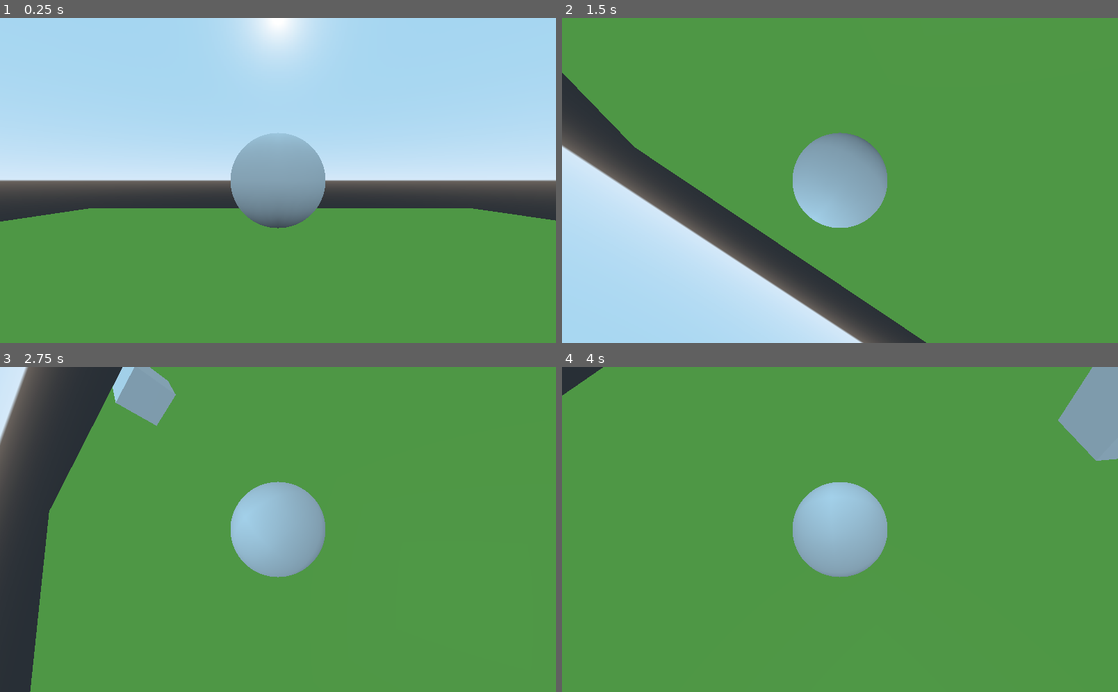
Above: before the commit, frames 1-4 (two rows, left to right).
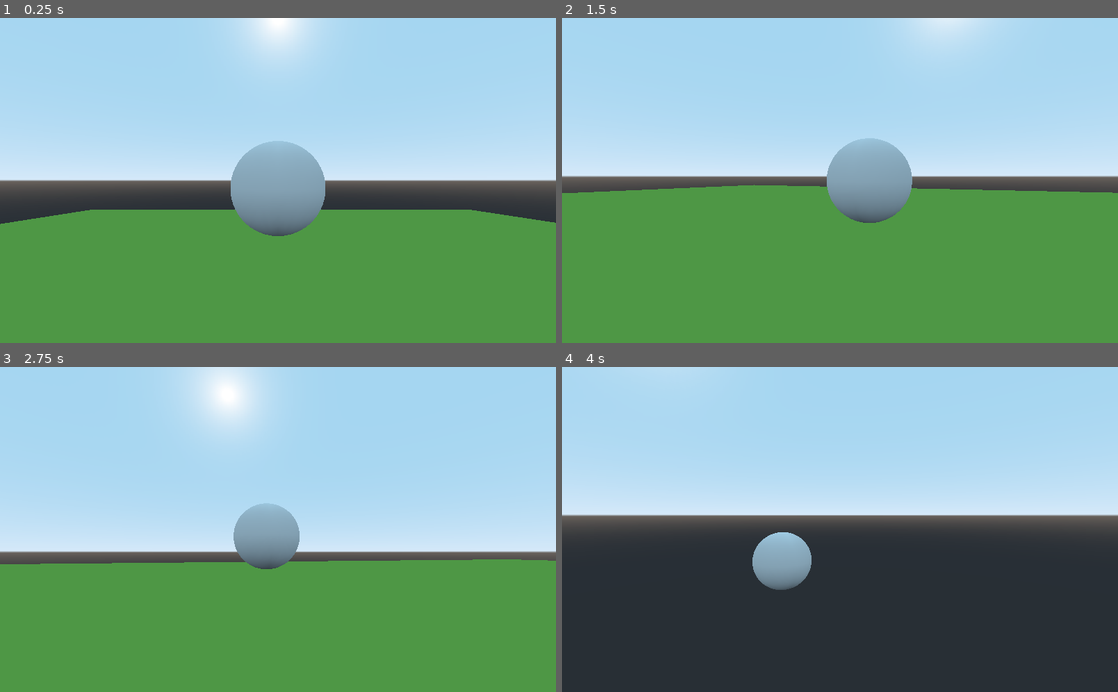
Above: after the commit, the same moments.

Repository: jacksonelfersbd0/sp4
Game: Godot game, scene res://Main.tscn
Same seed, same stepped clock (60 frames per second), same inputs: the game is played once before the commit and once after it.
Inputs (mouse positions are in pixels of both pictures, inside the frame that each line leads up to):
- Up to frame 1 (0.25 s): no input
- Up to frame 2 (1.5 s): move the mouse to (867, 180) at 0.52 s; hold Up (ui_up) from 0.53 s (still down); move the mouse to (812, 180) at 1.27 s
- Up to frame 3 (2.75 s): keep holding Up (ui_up); move the mouse to (289, 523) at 2.02 s
- Up to frame 4 (4 s): keep holding Up (ui_up); move the mouse to (834, 536) at 2.77 s; move the mouse to (878, 532) at 3.52 s

The runs differ from the first frame. In frame 1, 1.4% of the frame differs, in the area x 0-100%, y 35-68%; in frame 2, 74%; in frame 3, 62%; in frame 4, 100%, in the area x 0-100%, y 0-100%.

Commit message:
add: fundamental controls for rolling ball

Diff:
--- a/src/CameraHolder.gd
+++ b/src/CameraHolder.gd
@@ -1,33 +1,35 @@
 extends Spatial
 
-# Mouse sensitivity and limits for rotation
+# Reference to the ball
+onready var ball = get_node("../RigidBody")
+onready var camera = $Camera
+
+# Camera follow smoothing factor
+var follow_speed = 5.0
+
+# Mouse sensitivity and pitch limits
 var sensitivity = 0.5
-var min_pitch = -45.0
-var max_pitch = 45.0
+var min_pitch = -60.0
+var max_pitch = 60.0
 
-# Yaw and pitch values for the camera
+# Camera rotation variables
 var yaw = 0.0
 var pitch = 0.0
-
-# Reference to the camera
-onready var camera = $CameraHolder/Camera
 
 func _ready():
 	# Hide the mouse cursor for free movement
 	Input.set_mouse_mode(Input.MOUSE_MODE_CAPTURED)
 
 func _input(event):
-	# Check if the event is a mouse motion event
+	# Handle mouse motion for camera rotation
 	if event is InputEventMouseMotion:
-		# Get the mouse delta
-		var mouse_delta = event.relative
-
-		# Rotate based on mouse delta
-		yaw -= mouse_delta.x * sensitivity
-		pitch -= mouse_delta.y * sensitivity
-
-		# Clamp pitch to avoid flipping
+		yaw -= event.relative.x * sensitivity
+		pitch -= event.relative.y * sensitivity
 		pitch = clamp(pitch, min_pitch, max_pitch)
 
-		# Apply rotation to the camera holder
-		rotation_degrees = Vector3(pitch, yaw, 0)
+func _process(delta):
+	# Update the CameraHolder's position to follow the ball
+	global_transform.origin = global_transform.origin.linear_interpolate(ball.global_transform.origin, follow_speed * delta)
+
+	# Apply the yaw and pitch to the CameraHolder's rotation
+	rotation_degrees = Vector3(pitch, yaw, 0)
--- a/src/KinematicBody.gd
+++ b/src/KinematicBody.gd
@@ -5,7 +5,7 @@
 var rotation_sense = 1.0 # Adjust to reverse direction if needed
 
 # Reference to the camera and its holder
-onready var camera_holder = $CameraHolder
+onready var camera_holder = get_node("../CameraHolder")
 onready var camera = camera_holder.get_node("Camera")
 
 # Vector to move the ball
--- a/src/Main.tscn
+++ b/src/Main.tscn
@@ -27,8 +27,9 @@
 [node name="CollisionShape" type="CollisionShape" parent="RigidBody"]
 shape = SubResource( 2 )
 
-[node name="CameraHolder" type="Spatial" parent="RigidBody"]
+[node name="CameraHolder" type="Spatial" parent="."]
+transform = Transform( 1, 0, 0, 0, 1, 0, 0, 0, 1, 0, 2.97863, 0 )
 script = ExtResource( 3 )
 
-[node name="Camera" type="Camera" parent="RigidBody/CameraHolder"]
+[node name="Camera" type="Camera" parent="CameraHolder"]
 transform = Transform( 1, 0, 0, 0, 1, 0, 0, 0, 1, 0, 0, 4.97854 )
